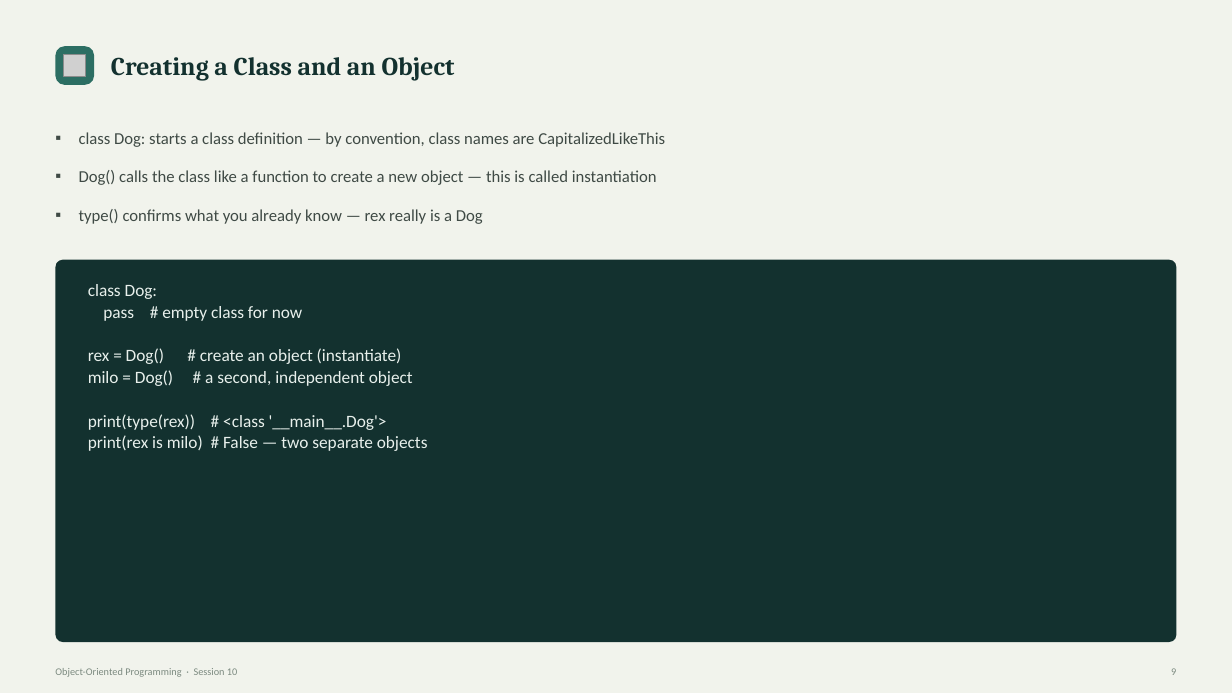
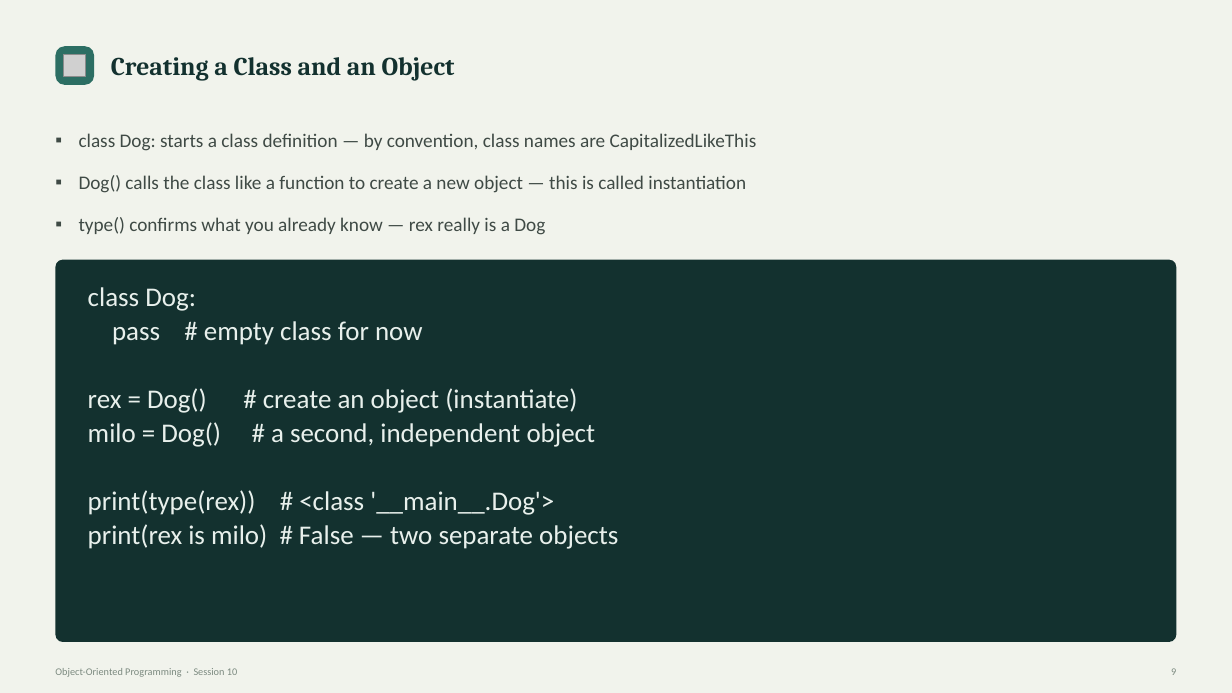
Before and after one commit to waseem-development/ai-ml-course, a slide deck: slide 9 of slides/1_python_slides/9_Object-Oriented Programming - Session 10.pptx. Drawn at 1232x693 pixels with LibreOffice and Linux fonts; fonts in the diff are those of the drawing; grey boxes stand for pictures. Boxes give left, top, right and bottom in pixels: in the first picture for what was removed or moved away, otherwise in the second. Text is boxed around its words. In the diff, an @@ line names an element or a change of style, - is before the commit and + after.

```diff
--- a/slides/1_python_slides/9_Object-Oriented Programming - Session 10.pptx
+++ b/slides/1_python_slides/9_Object-Oriented Programming - Session 10.pptx
@@ text "class Dog: starts a class ..." at <box>79,133,757,235</box>: size 13 to 15 pt @@
@@ text "class Dog:" at <box>88,287,618,549</box>: size 13.5 to 21 pt @@
```
Also in this commit, not shown: 1 other file.
